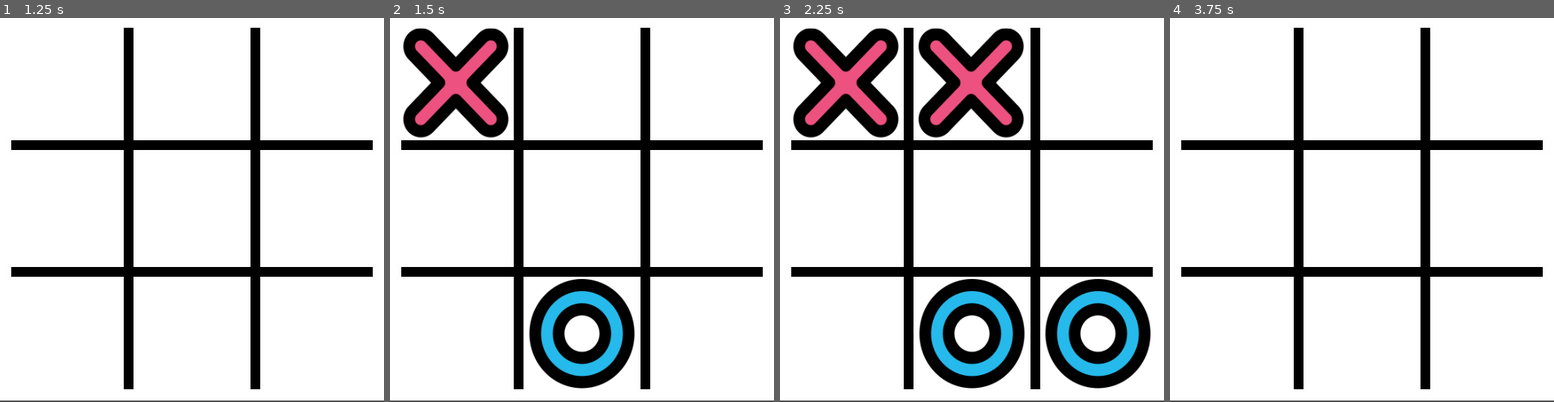
Above: before the commit, frames 1-4 (left to right).
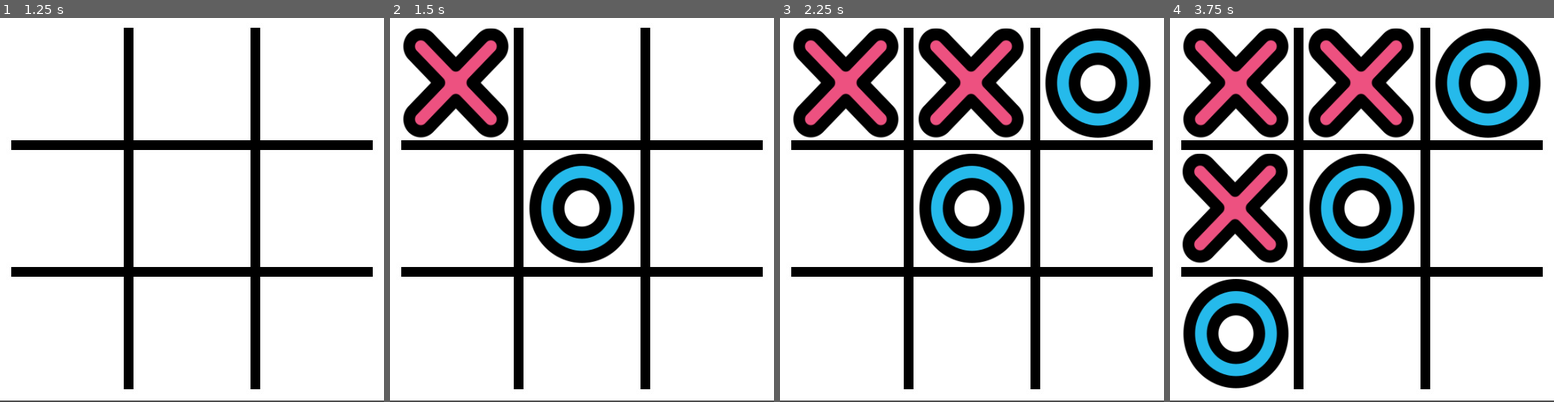
Above: after the commit, the same moments.

Repository: guilhermeprates/tic-tac-toe
Game: Godot game, scene res://Source/StartMenu/StartMenu.tscn
The game is run twice, just before and just after one commit, with the same random seed, the same clock (stepped at 60 frames per second) and the same inputs.
Inputs (mouse positions are in pixels of both pictures, inside the frame that each line leads up to):
- Up to frame 1 (1.25 s): click "Start Game" at 0.5 s
- Up to frame 2 (1.5 s): tap Enter at 1.25 s; move the mouse to (455, 83) at 1.27 s; press the mouse at (455, 83) at 1.28 s
- Up to frame 3 (2.25 s): tap Space at 2 s; move the mouse to (972, 83) at 2.02 s; release the mouse at (972, 83) at 2.03 s; click (972, 83) at 2.1 s
- Up to frame 4 (3.75 s): tap Enter at 2.75 s; move the mouse to (1488, 83) at 2.77 s; press the mouse at (1488, 83) at 2.78 s; tap Space at 3.5 s; move the mouse to (1235, 210) at 3.52 s; release the mouse at (1235, 210) at 3.53 s; click (1235, 210) at 3.6 s

Frame 1 is identical in both runs. In frame 2, 11% of the frame differs, in the area x 36-64%, y 35-97%; in frame 3, 22%; in frame 4, 33%, in the area x 3-97%, y 2-97%.

Commit message:
Add minimax ai

Diff:
--- a/Source/Board/Board.gd
+++ b/Source/Board/Board.gd
@@ -1,19 +1,20 @@
 class_name Board extends Node2D
 
 var board: Array = []
+var tiles: Array = []
 var game_over: bool = false
+var minimax: Minimax
 var player_one: Player
 var player_two: Player
 var current_player: Player
 var winner: Player
-var minimax: Minimax
 
 func _ready() -> void:
-	minimax = Minimax.new()
 	player_one = Player.new()
 	player_one.set_symbol(Player.Symbol.X)
 	player_two = Player.new()
 	player_two.set_symbol(Player.Symbol.O)
+	minimax = Minimax.new(player_two, player_one)
 	current_player = player_one
 	build_board()
 
@@ -22,18 +23,21 @@
 	var childrens = get_children()
 	for node in childrens:
 		if node is BoardTile:
-			node.connect("boardtile_clicked", self, "on_boardtile_clicked")
+			node.connect("boardtile_selected", self, "on_boardtile_selected")
+			tiles.append(node)
 			if range(board.size()).has(node.line):
-				board[node.line].append(node)
+				board[node.line].append(node.get_symbol())
 			else:
 				board.append([])
-				board[node.line].append(node)
+				board[node.line].append(node.get_symbol())
+	print(board)
 
 func reset_game() -> void:
-	var childrens = get_children()
-	for node in childrens:
-		if node is BoardTile:
-			node.set_symbol(Player.Symbol.None)
+	for line in range(3):
+		for column in range(3):
+			board[line][column] = Player.Symbol.None
+	for tile in tiles:
+		tile.set_symbol(Player.Symbol.None)
 	game_over = false
 
 func update_current_player() -> void:
@@ -42,27 +46,35 @@
 	else:
 		current_player = player_one
 
-func on_boardtile_clicked(line, column) -> void:
+func update_tile_symbol(line: int, column: int, symbol: int) -> void:
+	for tile in tiles:
+		if tile.line == line and tile.column == column:
+			tile.set_symbol(symbol)
+
+func on_boardtile_selected(line: int, column: int) -> void:
 	print("%d,%d" % [line, column])
 
 	if game_over:
 		reset_game()
 		return
-
-	var tile = board[line][column]
-	if tile.symbol == Player.Symbol.None:
-		tile.set_symbol(Player.Symbol.X)
+#
+	var symbol = board[line][column]
+	if symbol == Player.Symbol.None:
+		board[line][column] = current_player.get_symbol()
+		update_tile_symbol(line, column, current_player.get_symbol())
 		check_winner()
-#		if !check_winner(board.duplicate(), current_player):
+		if game_over: return
 		update_current_player()
 	else:
 		return
-
+#
 	if !game_over:
-		var tile_ai = Dummy.new().get_move(board)
-		tile_ai.set_symbol(current_player.get_symbol())
-#		if !check_winner(board.duplicate(), current_player):
+		var board_copy = board.duplicate()
+		var move = minimax.get_move(board_copy)
+		board[move.x][move.y] = current_player.get_symbol()
+		update_tile_symbol(move.x, move.y, current_player.get_symbol())
 		check_winner()
+		if game_over: return
 		update_current_player()
 
 func check_winner():
@@ -91,13 +103,13 @@
 
 func check_line(line) -> bool:
 	for column in range(3):
-		if board[line][column].symbol != current_player.get_symbol():
+		if board[line][column] != current_player.get_symbol():
 			return false
 	return true
 
 func check_column(column) -> bool:
 	for line in range(3):
-		if (board[line][column].symbol != current_player.get_symbol()):
+		if (board[line][column] != current_player.get_symbol()):
 			return false
 	return true
 
@@ -108,7 +120,7 @@
 			column = line
 		else:
 			column = 3 - line - 1
-		if board[line][column].symbol != current_player.get_symbol():
+		if board[line][column] != current_player.get_symbol():
 			return false
 	return true
 
@@ -116,73 +128,9 @@
 	var empty_tiles = 0
 	for line in range(3):
 		for column in range(3):
-			if board[line][column].symbol == Player.Symbol.None:
+			if board[line][column] == Player.Symbol.None:
 				empty_tiles += 1
 	if empty_tiles == 0:
 		return true
 	else:
 		return false
-
-#func check_winner(player: Player) -> bool:
-#	print(b)
-#	if check_lines(b, player):
-#		print("A")
-#		winner = player
-#		current_player = player_one
-#		game_over = true
-#		return true
-#	if check_columns(b, player):
-#		print("B")
-#		winner = player
-#		current_player = player_one
-#		game_over = true
-#		return true
-#	if check_diagonals(b, player):
-#		print("C")
-#		winner = player
-#		current_player = player_one
-#		game_over = true
-#		return true
-#	if check_empty_tiles(b):
-#		print("D")
-#		game_over = true
-#		current_player = player_one
-#		return true
-#	return false
-#
-#func check_lines(player: Player) -> bool:
-#	for line in range(3):
-#		for column in range(3):
-#			if board[line][column].symbol != player.symbol:
-#				return false
-#	return true
-#
-#func check_columns(b: Array, player: Player) -> bool:
-#	for column in range(3):
-#		for line in range(3):
-#			if (b[line][column].symbol != player.get_symbol()):
-#				return false
-#	return true
-#
-#func check_diagonals(b: Array, player: Player) -> bool:
-#	for diagonal in [0, 2]:
-#		for line in range(3):
-#			var column
-#			if diagonal == 0:
-#				column = line
-#			else:
-#				column = 3 - line - 1
-#			if b[line][column].symbol != player.get_symbol():
-#				return false
-#	return true
-#
-#func check_empty_tiles(b: Array) -> bool:
-#	var empty_tiles = 0
-#	for line in range(3):
-#		for column in range(3):
-#			if b[line][column].symbol == Player.Symbol.None:
-#				empty_tiles += 1
-#	if empty_tiles == 0:
-#		return true
-#	else:
-#		return false
--- a/Source/Board/BoardTile.gd
+++ b/Source/Board/BoardTile.gd
@@ -1,6 +1,6 @@
 class_name BoardTile extends Area2D
 
-signal boardtile_clicked
+signal boardtile_selected
 
 export(int) var line
 export(int) var column
@@ -10,12 +10,9 @@
 
 var symbol: int = 0
 
-func _ready() -> void:
-	pass
-
-func _input_event(_viewport, event, _shape_idx) -> void:
+func _input_event(_viewport: Object, event: InputEvent, _shape_idx: int) -> void:
 	if event.is_action_pressed("mouse_left_click"):
-		emit_signal("boardtile_clicked", line, column)
+		emit_signal("boardtile_selected", line, column)
 
 func _to_string() -> String:
 	return "%d,%d" % [line, column]
--- a/Source/Classes/Dummy.gd
+++ /dev/null
@@ -1,14 +0,0 @@
-class_name Dummy extends Object
-
-func get_move(board) -> BoardTile:
-	var empty_tiles = []
-	for line in range(3):
-		for column in range(3):
-			var tile = board[line][column]
-			if tile.symbol == Player.Symbol.None:
-				empty_tiles.append(tile)
-	var random_number_generator = RandomNumberGenerator.new()
-	random_number_generator.randomize()
-	var random = random_number_generator.randi_range(0, empty_tiles.size() -1)
-	var tile = empty_tiles[random]
-	return tile
--- a/Source/Classes/Minimax.gd
+++ b/Source/Classes/Minimax.gd
@@ -1 +1,101 @@
 class_name Minimax extends Object
+
+const BOARD_SIZE: int = 3
+
+var minimax: Player
+var opponent: Player
+
+func _init(new_minimax: Player, new_opponent: Player) -> void:
+	self.minimax = new_minimax
+	self.opponent = new_opponent
+
+func get_move(board: Array) -> Vector2:
+	var best_score = -INF
+	var move: Vector2
+	for line in range(BOARD_SIZE):
+		for column in range(BOARD_SIZE):
+			if board[line][column] == Player.Symbol.None:
+				board[line][column] = minimax.get_symbol()
+				var depth = _count_empty_positions(board)
+				var score = _minimax(board, opponent, depth)
+				if score > best_score:
+					best_score = score
+					move = Vector2(line, column)
+				board[line][column] = Player.Symbol.None
+	return move
+
+func _minimax(board: Array, player: Player, depth: int) -> int:
+
+	var result = _utility(board, depth)
+	if result != 2:
+		return result
+
+	if player == minimax:
+		var best_score = -INF
+		for line in range(BOARD_SIZE):
+			for column in range(BOARD_SIZE):
+				if board[line][column] == Player.Symbol.None:
+					board[line][column] = minimax.get_symbol()
+					var score = _minimax(board, opponent, depth - 1)
+					best_score = max(score, best_score)
+					board[line][column] = Player.Symbol.None
+		return best_score
+	else:
+		var best_score = INF
+		for line in range(BOARD_SIZE):
+			for column in range(BOARD_SIZE):
+				if board[line][column] == Player.Symbol.None:
+					board[line][column] = opponent.get_symbol()
+					var score = _minimax(board, minimax, depth - 1)
+					best_score = min(score, best_score)
+					board[line][column] = Player.Symbol.None
+		return best_score
+
+func _utility(board: Array, depth: int) -> int:
+	if _check_winner(board, minimax): return 1
+	if _check_winner(board, opponent): return -1
+	if depth == 0: return 0
+	return 2
+
+func _count_empty_positions(board: Array) -> int:
+	var count = 0
+	for line in range(BOARD_SIZE):
+		for column in range(BOARD_SIZE):
+			if board[line][column] == Player.Symbol.None:
+				count += 1
+	return count
+
+func _check_winner(board: Array, player: Player):
+	for line in range(3):
+		if _check_line(line, board, player):
+			return true
+	for column in range(3):
+		if _check_column(column, board, player):
+			return true
+	for diagonal in [0, 2]:
+		if _check_diagonal(diagonal, board, player):
+			return true
+	return false
+
+func _check_line(line, board, player) -> bool:
+	for column in range(3):
+		if board[line][column] != player.get_symbol():
+			return false
+	return true
+
+func _check_column(column,  board, player) -> bool:
+	for line in range(3):
+		if (board[line][column] != player.get_symbol()):
+			return false
+	return true
+
+func _check_diagonal(diagonal, board, player) -> bool:
+	for line in range(3):
+		var column
+		if diagonal == 0:
+			column = line
+		else:
+			column = 3 - line - 1
+		if board[line][column] != player.get_symbol():
+			return false
+	return true
--- a/project.godot
+++ b/project.godot
@@ -30,11 +30,6 @@
 "path": "res://Source/DifficultyMenu/DifficultyMenu.gd"
 }, {
 "base": "Object",
-"class": "Dummy",
-"language": "GDScript",
-"path": "res://Source/Classes/Dummy.gd"
-}, {
-"base": "Object",
 "class": "Minimax",
 "language": "GDScript",
 "path": "res://Source/Classes/Minimax.gd"
@@ -54,7 +49,6 @@
 "BoardTile": "",
 "Difficulty": "",
 "DifficultyMenu": "",
-"Dummy": "",
 "Minimax": "",
 "Player": "",
 "StartMenu": ""
